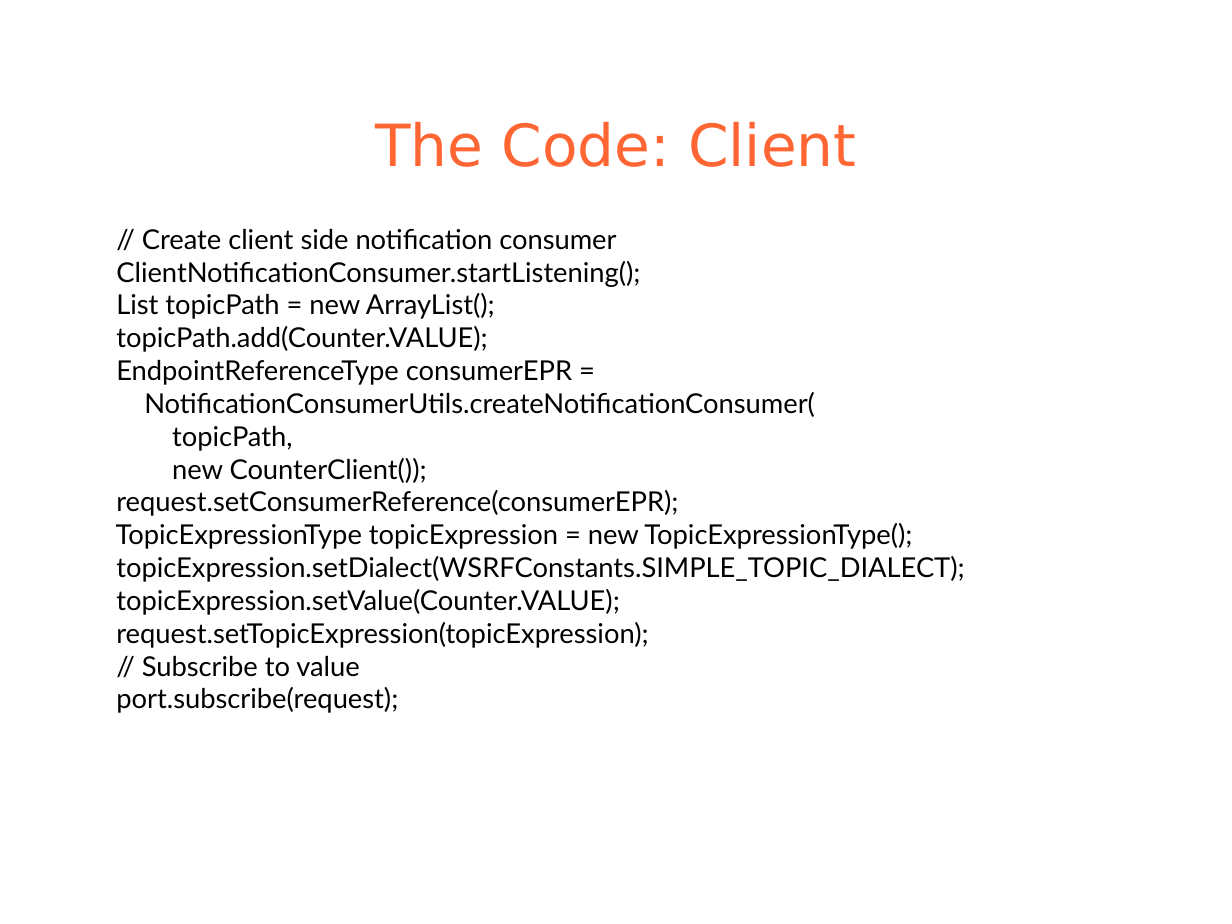
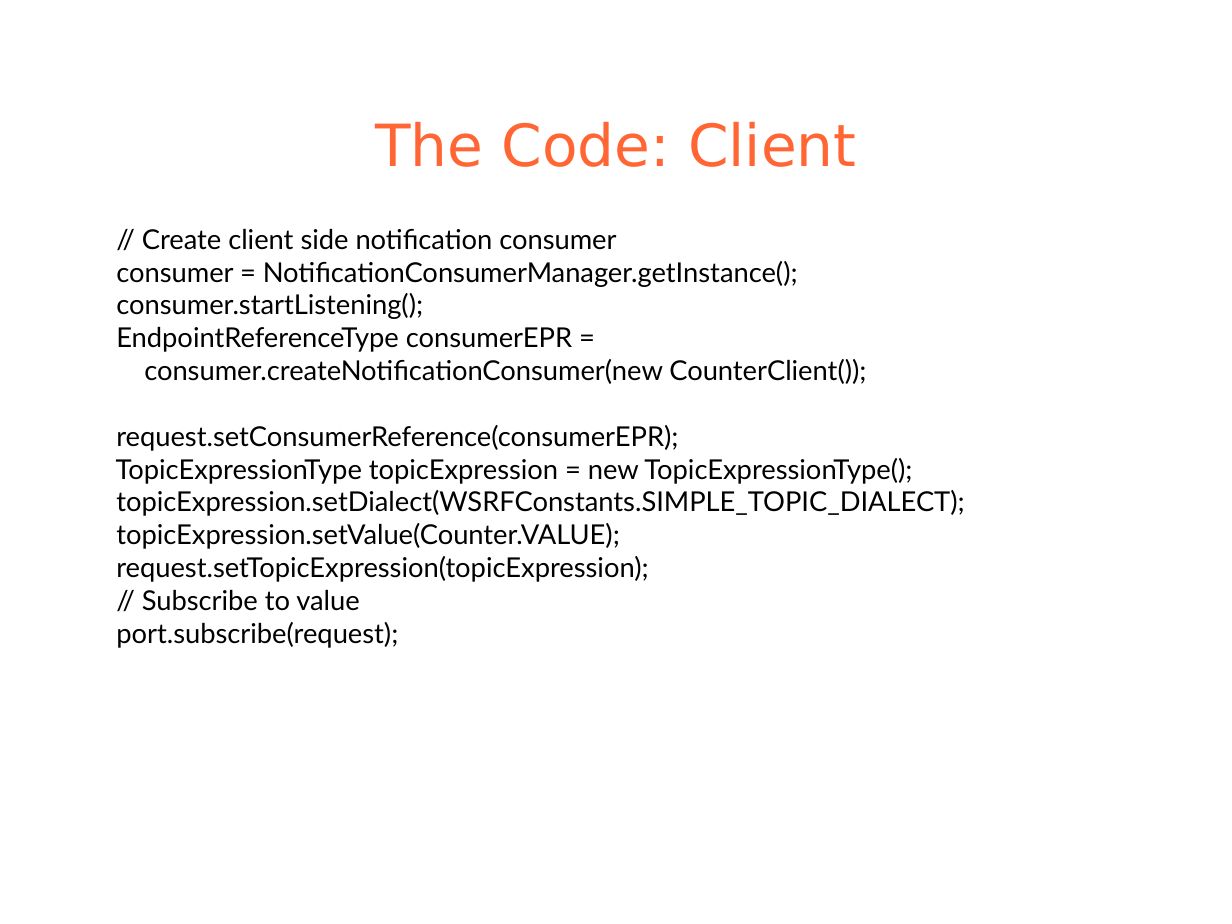
Before and after one commit to globus/globus-toolkit-documentation, a slide deck: slide 56 of toolkit/docs/development/wsrf/3.9.1/WSRFTutorial.ppt. Drawn at 1232x924 pixels with LibreOffice and Linux fonts; fonts in the diff are those of the drawing; background and template pictures are left out. Boxes give left, top, right and bottom in pixels: in the first picture for what was removed or moved away, otherwise in the second. Text is boxed around its words. In the diff, an @@ line names an element or a change of style, - is before the commit and + after.

Commit message:
updated counter client code

```diff
--- a/toolkit/docs/development/wsrf/3.9.1/WSRFTutorial.ppt
+++ b/toolkit/docs/development/wsrf/3.9.1/WSRFTutorial.ppt
@@ text at (116, 261, 798, 319): text changed @@
-ClientNotificationConsumer.startListening();
-List topicPath = new ArrayList();
-topicPath.add(Counter.VALUE);
+consumer = NotificationConsumerManager.getInstance();
+consumer.startListening();
@@ text at (144, 359, 866, 384): text changed @@
-NotificationConsumerUtils.createNotificationConsumer(
-topicPath,
-new CounterClient());
+consumer.createNotificationConsumer(new CounterClient());
```
Also in this commit, not shown: 2 other slides changed.
